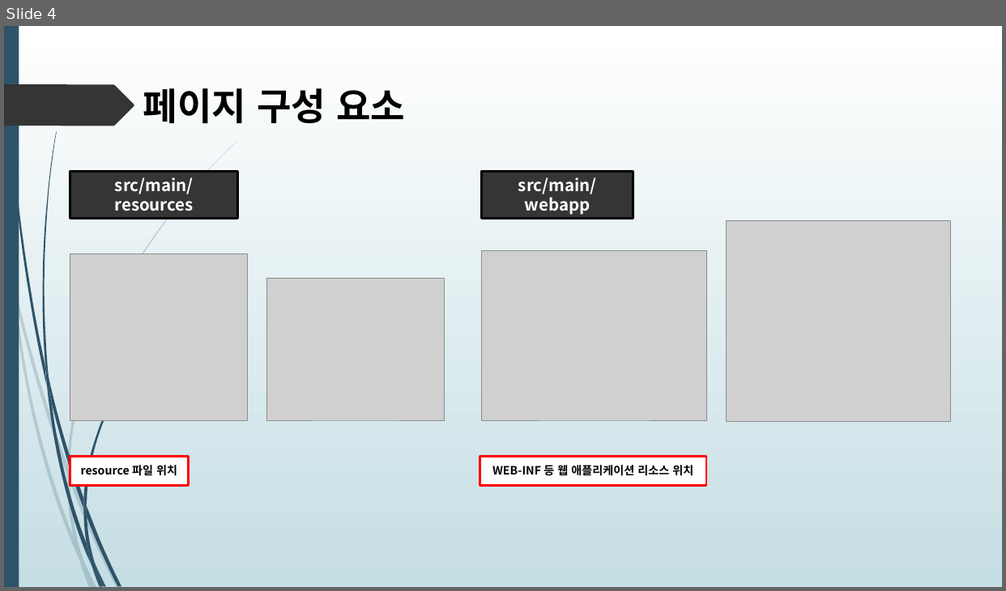
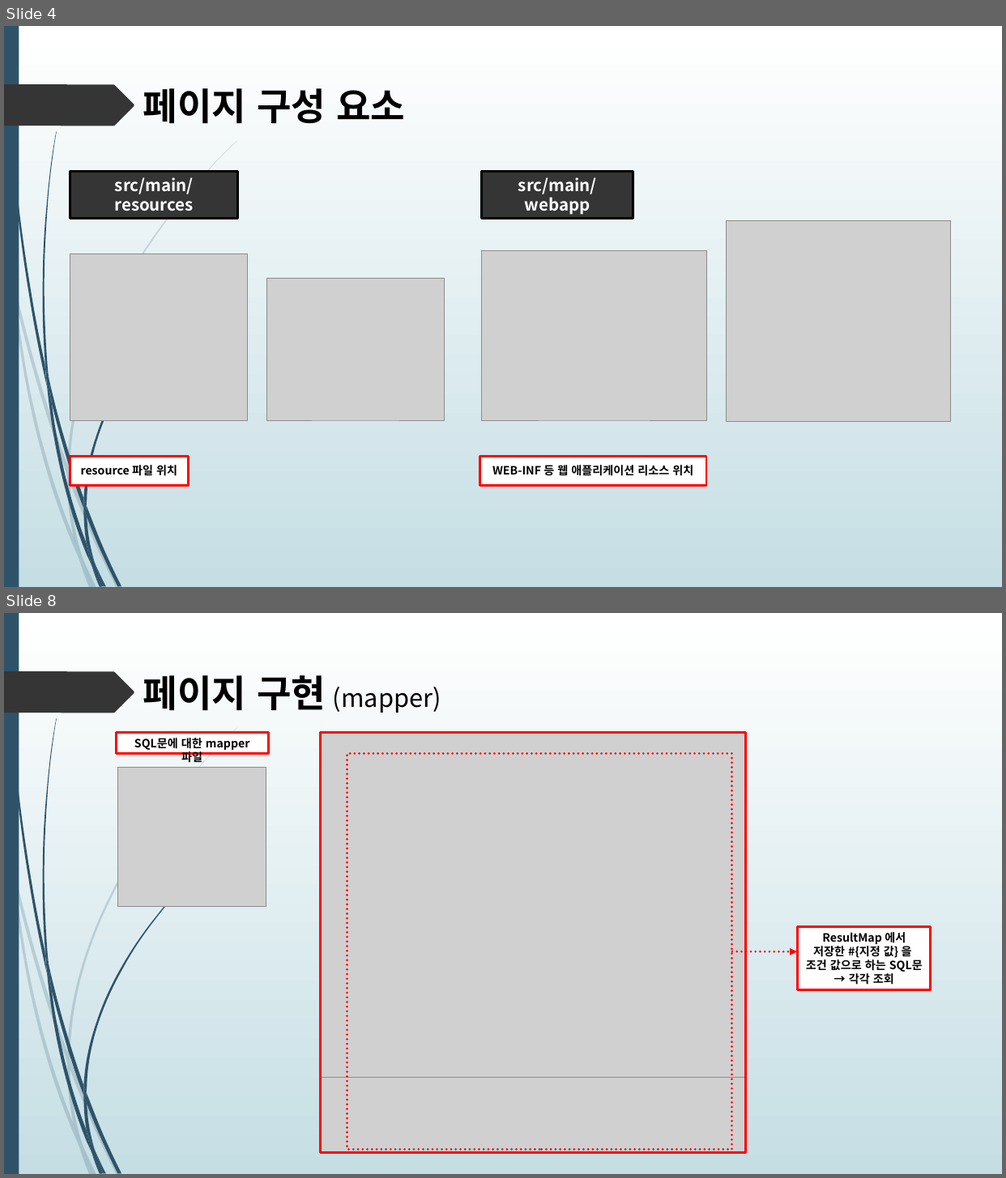
Before and after one commit to himediaai/DongOuk, a slide deck: 쇼핑몰.pptx. Shown one above the other, each under a label of ours: slide 4 before the commit, slides 4 and 8 after it; the slides between them are not shown. The pictures are 1006x591 and 1006x1178 pixels, drawn with LibreOffice and Linux fonts; fonts in the diff are those of the drawing; grey boxes stand for pictures. Boxes give left, top, right and bottom in pixels: in the first picture for what was removed or moved away, otherwise in the second. Text is boxed around its words. In the diff, an @@ line names an element or a change of style, - is before the commit and + after.

```diff
--- a/쇼핑몰.pptx
+++ b/쇼핑몰.pptx
@@ slide 8 added at [4, 613, 1002, 1174], background gradient #FFFFFF to #C5DEE5; not listed: 24 template elements that a slide beside it also shows @@
@@ text added at [143, 675, 441, 713], 24 pt, text #000000 @@
+페이지 구현 (mapper)
@@ rectangle added at [116, 733, 268, 755], fill #FFFFFF, outline #FF0000 2.25 pt, 11 pt, text #000000, bold @@
+SQL문에 대한 mapper 파일
@@ picture added at [321, 733, 746, 1078] @@
@@ rectangle added at [321, 733, 746, 1153], outline #FF0000 2.25 pt @@
@@ rectangle added at [347, 754, 732, 1150], outline #FF0000 2.25 pt dashed @@
@@ picture added at [117, 767, 266, 907] @@
@@ rectangle added at [798, 927, 931, 990], fill #FFFFFF, outline #FF0000 2.25 pt, 11 pt, text #000000, bold @@
+ResultMap 에서
+저장한 #{지정 값} 을
+조건 값으로 하는 SQL문
+→ 각각 조회
@@ arrow added from (732, 952) to (797, 952), #FF0000 2.25 pt dashed @@
@@ picture added at [321, 1078, 746, 1153] @@
```
Also in this commit, not shown: 2 slides changed, 5 other slides added.
